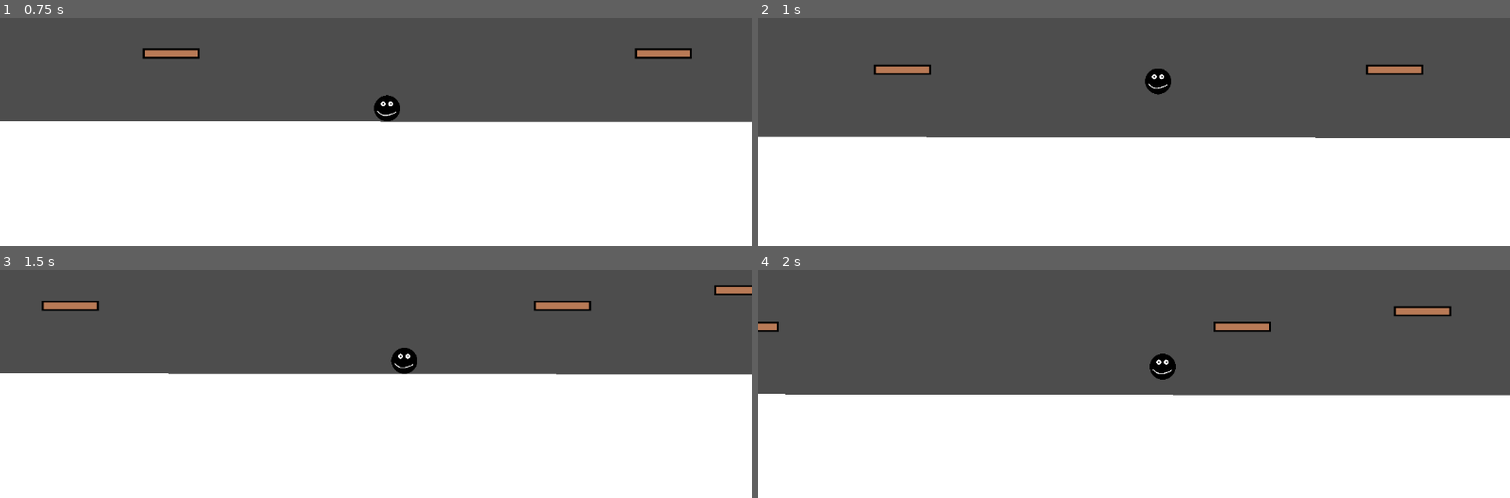
Above: before the commit, frames 1-4 (two rows, left to right).
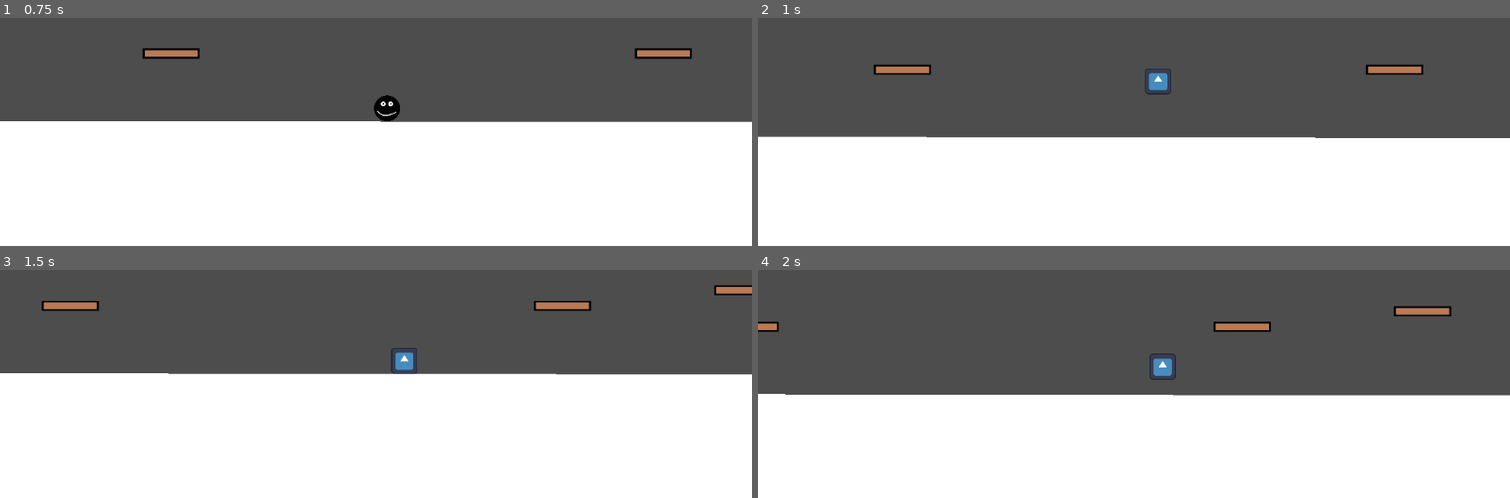
Above: after the commit, the same moments.

Repository: FreyjaShelton/RollWithIt
Game: Godot game, scene res://world.tscn
The game is run twice, just before and just after one commit, with the same random seed, the same clock (stepped at 60 frames per second) and the same inputs. The engine's default icon, where the game draws it, is replaced by a stand-in: a white triangle on a blue panel in a dark square.
Inputs:
- Up to frame 1 (0.75 s): hold D (move_right) from 0.53 s (still down); tap Shift (roll) at 0.6 s
- Up to frame 2 (1 s): keep holding D (move_right); tap Space (jump) at 0.77 s
- Up to frame 3 (1.5 s): keep holding D (move_right); tap Ctrl (ground_pound) at 1.35 s
- Up to frame 4 (2 s): keep holding D (move_right); tap Space (jump) at 1.52 s; tap Shift (roll) at 1.55 s

Frame 1 is identical in both runs. In frame 2, 0.4% of the frame differs, in the area x 51-55%, y 22-34%; in frame 3, 0.4%; in frame 4, 0.4%, in the area x 52-56%, y 36-49%.

Commit message:
handle changing sprite when swapping states

Diff:
--- a/player/player.tscn
+++ b/player/player.tscn
@@ -169,7 +169,7 @@
 one_shot = true
 
 [node name="RollIdle" type="Timer" parent="Timers"]
-wait_time = 15.0
+wait_time = 10.0
 one_shot = true
 
 [node name="StateMachine" type="Node" parent="." node_paths=PackedStringArray("starting_state")]
@@ -229,3 +229,5 @@
 [node name="RightOuter" type="RayCast2D" parent="."]
 position = Vector2(-10, 0)
 target_position = Vector2(0, -20)
+
+[connection signal="timeout" from="Timers/RollIdle" to="StateMachine/Roll" method="_on_roll_idle_timeout"]
--- a/player/stateMachine/Air.gd
+++ b/player/stateMachine/Air.gd
@@ -12,6 +12,8 @@
 
 func enter() -> void:
 	super()
+	var new_texture = preload("res://icon.svg")
+	player.sprite.texture = new_texture
 
 func process_physics(delta: float) -> State:
 	player.velocity.y += gravity * delta * player.movement_data.gravity_scale
--- a/player/stateMachine/Idle.gd
+++ b/player/stateMachine/Idle.gd
@@ -6,6 +6,8 @@
 
 func enter() -> void:
 	super()
+	var new_texture = preload("res://icon.svg")
+	player.sprite.texture = new_texture
 
 func process_physics(delta: float) -> State:
 	if player.input_axis == 0:
@@ -28,7 +30,6 @@
 		return air_state
 
 	if Input.is_action_just_pressed("roll"):
-		print("go to roll from idle")
 		return roll_state
 
 	return null
--- a/player/stateMachine/Roll.gd
+++ b/player/stateMachine/Roll.gd
@@ -4,10 +4,13 @@
 @export var run_state: State
 @export var air_state: State
 
+var is_idle: bool
+
 func enter() -> void:
 	super()
 	var new_texture = preload("res://roll.png")
 	player.sprite.texture = new_texture
+	is_idle = false
 
 func process_physics(delta: float) -> State:
 	if player.input_axis != 0:
@@ -20,20 +23,24 @@
 
 	return handle_state()
 
+func _on_roll_idle_timeout() -> void:
+	is_idle = true
+	player.roll_idle_timer.stop()
+	print("timeout")
+
 func handle_state():
+	if is_idle:
+		print("go to idle state")
+		return idle_state
 
-	# Timer to handle the player returning to idle state after a set amount of time
-	# need to start timer if player isnt moving and on the ground
-	# then when the timer ends, return to the idle state
-	#if player.is_on_floor() and player.input_axis == 0 and player.roll_idle_timer.is_stopped():
-	#	player.roll_idle_timer.start()
+	if player.is_on_floor() and player.input_axis == 0 and player.roll_idle_timer.is_stopped():
+		player.roll_idle_timer.start()
+		print("start idle timer")
 
 	if Input.is_action_just_pressed("roll"):
 		if player.input_axis == 0:
-			print("return to idle")
 			return idle_state
 		else:
-			print("return to run")
 			return run_state
 
 	if Input.is_action_just_pressed("jump"):
--- a/player/stateMachine/Run.gd
+++ b/player/stateMachine/Run.gd
@@ -6,6 +6,8 @@
 
 func enter() -> void:
 	super()
+	var new_texture = preload("res://icon.svg")
+	player.sprite.texture = new_texture
 
 func process_physics(delta: float) -> State:
 	if player.input_axis != 0:
@@ -28,7 +30,6 @@
 		return air_state
 
 	if Input.is_action_just_pressed("roll"):
-		print("go to roll from run")
 		return roll_state
 
 	return null
